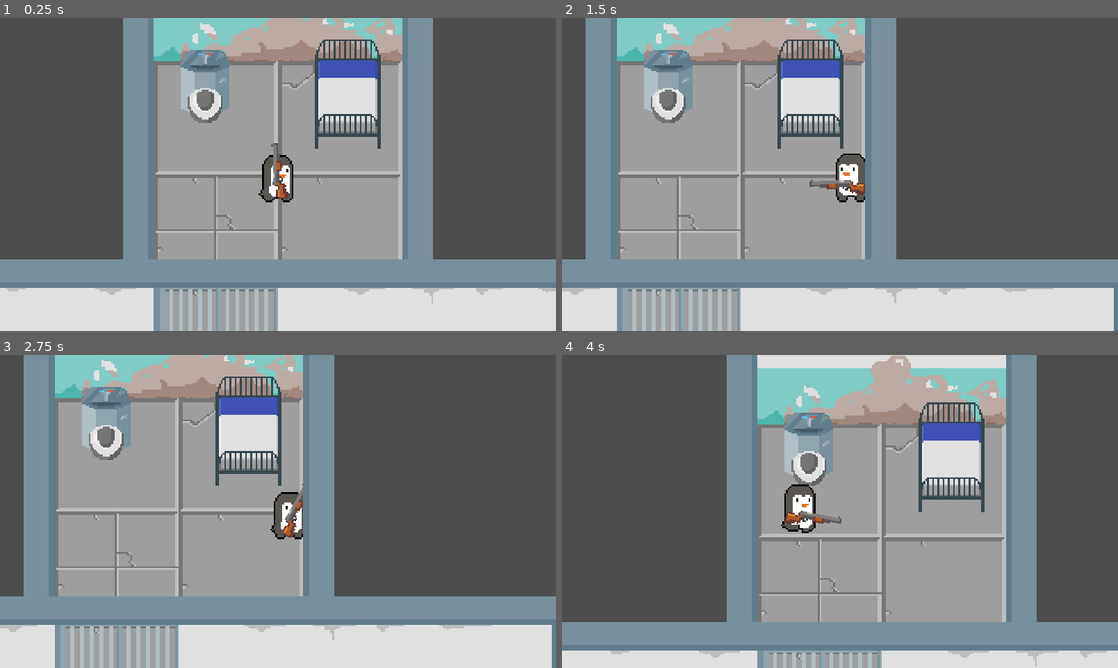
Above: before the commit, frames 1-4 (two rows, left to right).
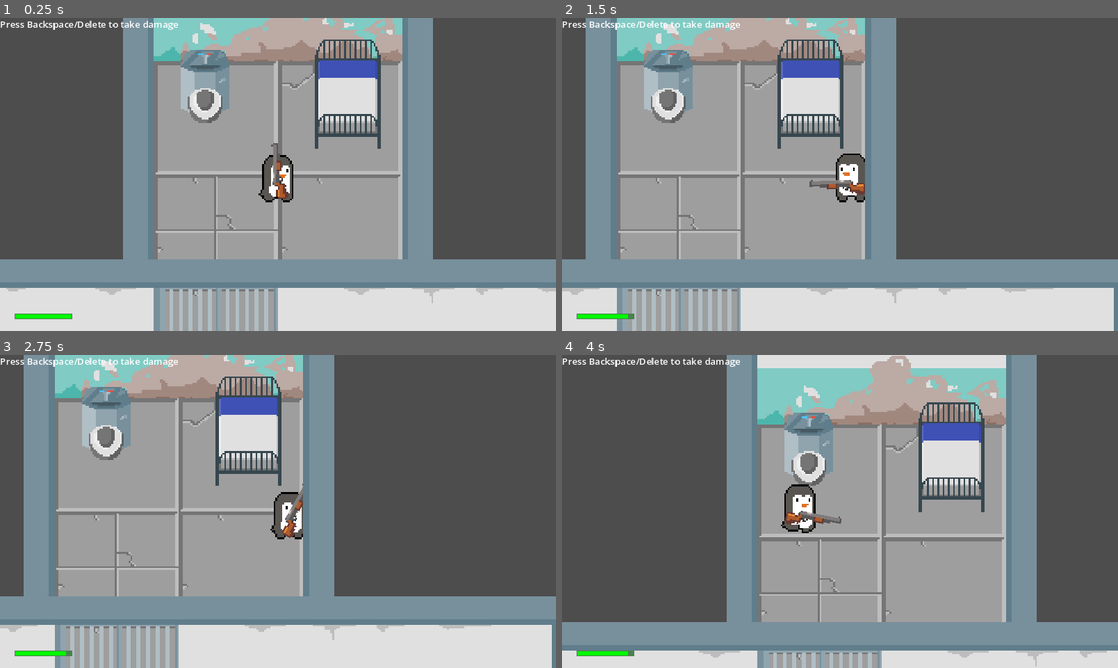
Above: after the commit, the same moments.

Repository: thechristinedo/pebbles-goes-to-penguin-prison
Game: Godot game, scene res://Levels/prison_level.tscn
Same seed, same stepped clock (60 frames per second), same inputs: the game is played once before the commit and once after it.
Inputs (mouse positions are in pixels of both pictures, inside the frame that each line leads up to):
- Up to frame 1 (0.25 s): no input
- Up to frame 2 (1.5 s): tap Enter at 0.5 s; move the mouse to (962, 158) at 0.52 s; hold D (right) 0.53-1.28 s; click (962, 158) at 0.6 s; tap Space at 1.25 s; move the mouse to (728, 190) at 1.27 s; hold Backspace (ui_text_backspace) from 1.28 s (still down); click (728, 190) at 1.35 s
- Up to frame 3 (2.75 s): tap Enter at 2 s; move the mouse to (333, 442) at 2.02 s; release Backspace (ui_text_backspace) at 2.03 s; hold D (right) from 2.03 s (still down); click (333, 442) at 2.1 s
- Up to frame 4 (4 s): tap Space at 2.75 s; move the mouse to (812, 574) at 2.77 s; release D (right) at 2.78 s; hold W (up) 2.78-3.53 s; click (812, 574) at 2.85 s; move the mouse to (1006, 558) at 3.52 s; hold A (left) from 3.53 s (still down); click (1006, 558) at 3.6 s

The runs differ from the first frame. In frame 1, 0.5% of the frame differs, in the area x 0-32%, y 0-97%; in frame 2, 0.5%; in frame 3, 0.5%; in frame 4, 0.5%.

Commit message:
init ui

Diff:
--- a/Characters/Pebbles/pebbles.gd
+++ b/Characters/Pebbles/pebbles.gd
@@ -1,15 +1,20 @@
 extends CharacterBody2D
 
+@export var health: int = 100
+@export var max_health: int = 100
 @export var move_speed: float = 250
-
 @export var sprite_2d: Sprite2D
 @export var animation_tree: AnimationTree
 @export var bullet_scene: PackedScene
 
 const LEFT = Vector2(-1, 1)
 const RIGHT = Vector2(1 ,1)
+const FLOAT_TOL = 0.001
 
-const FLOAT_TOL = 0.001
+signal health_update
+
+func _start():
+	health_update.emit(health, max_health)
 
 func _physics_process(_delta):
 	var horizontal_movement = \
@@ -32,6 +37,9 @@
 	if Input.is_action_just_pressed("shoot"):
 		shoot()
 
+	if Input.is_action_just_pressed("ui_text_backspace"):
+		take_damage(10)
+
 func pick_new_animation_state():
 	if abs(velocity.x) < FLOAT_TOL && abs(velocity.y) < FLOAT_TOL:
 		animation_tree["parameters/conditions/not_moving"] = true
@@ -45,3 +53,11 @@
 	bullet.global_position = get_node("Gun/Muzzle").global_position
 	bullet.rotation = get_node("Gun").rotation
 	owner.add_child(bullet)
+
+
+func take_damage(damage: int) -> void:
+	health -= damage
+	if health <= 0:
+		health = 0
+		print("dead")
+	health_update.emit(health, max_health)
--- a/Levels/prison_level.tscn
+++ b/Levels/prison_level.tscn
@@ -1,5 +1,6 @@
-[gd_scene load_steps=9 format=3 uid="uid://7yfwdhr36eyq"]
+[gd_scene load_steps=10 format=3 uid="uid://7yfwdhr36eyq"]
 
+[ext_resource type="PackedScene" uid="uid://rmujglsn8iev" path="res://User Interface/UI.tscn" id="1_hmlgx"]
 [ext_resource type="Texture2D" uid="uid://456sgy3xdq6t" path="res://Tilesheets/prison-tileset.png" id="1_qtpx2"]
 [ext_resource type="PackedScene" uid="uid://dqm2yvq2vyimg" path="res://Scenes/Bed.tscn" id="3_id7cy"]
 [ext_resource type="PackedScene" uid="uid://ktujw2iocqb3" path="res://Scenes/Toilet.tscn" id="4_om7kv"]
@@ -13,7 +14,7 @@
 @export var player: CharacterBody2D
 
 func _ready():
-	pass
+	$Pebbles.health_update.connect($UI/HealthBarContainer.update_health)
 
 func _physics_process(_delta):
 	pass
@@ -150,6 +151,8 @@
 tilemap = NodePath("TileMap")
 player = NodePath("Pebbles")
 
+[node name="UI" parent="." instance=ExtResource("1_hmlgx")]
+
 [node name="TileMap" type="TileMap" parent="."]
 y_sort_enabled = true
 scale = Vector2(1.11747, 1.0159)
--- /dev/null
+++ b/User Interface/HealthBar.gd
@@ -0,0 +1,6 @@
+extends ColorRect
+
+@onready var health_bar = $HealthBar
+
+func update_health(health, max_health) -> void:
+	health_bar.size.x = 98 * health / max_health
--- /dev/null
+++ b/User Interface/UI.tscn
@@ -0,0 +1,37 @@
+[gd_scene load_steps=2 format=3 uid="uid://rmujglsn8iev"]
+
+[ext_resource type="Script" path="res://User Interface/HealthBar.gd" id="1_20mkp"]
+
+[node name="UI" type="CanvasLayer"]
+
+[node name="Label" type="Label" parent="."]
+offset_right = 40.0
+offset_bottom = 23.0
+text = "Press Backspace/Delete to take damage"
+
+[node name="HealthBarContainer" type="ColorRect" parent="."]
+anchors_preset = 2
+anchor_top = 1.0
+anchor_bottom = 1.0
+offset_left = 25.0
+offset_top = -30.0
+offset_right = 125.0
+offset_bottom = -20.0
+grow_vertical = 0
+color = Color(0.286275, 0.505882, 0.301961, 1)
+script = ExtResource("1_20mkp")
+
+[node name="HealthBar" type="ColorRect" parent="HealthBarContainer"]
+layout_mode = 1
+anchors_preset = 8
+anchor_left = 0.5
+anchor_top = 0.5
+anchor_right = 0.5
+anchor_bottom = 0.5
+offset_left = -49.0
+offset_top = -4.0
+offset_right = 49.0
+offset_bottom = 4.0
+grow_horizontal = 2
+grow_vertical = 2
+color = Color(0, 0.980392, 0, 1)
